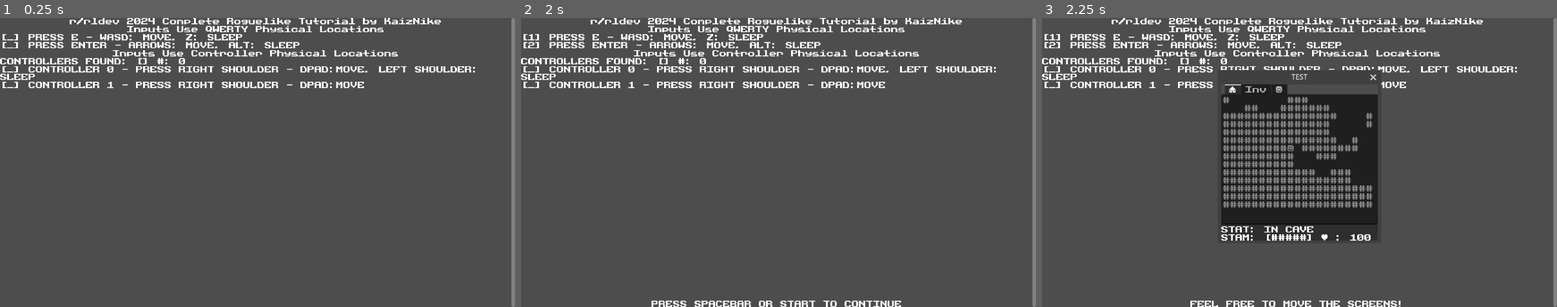
Above: before the commit, frames 1-3 (left to right).
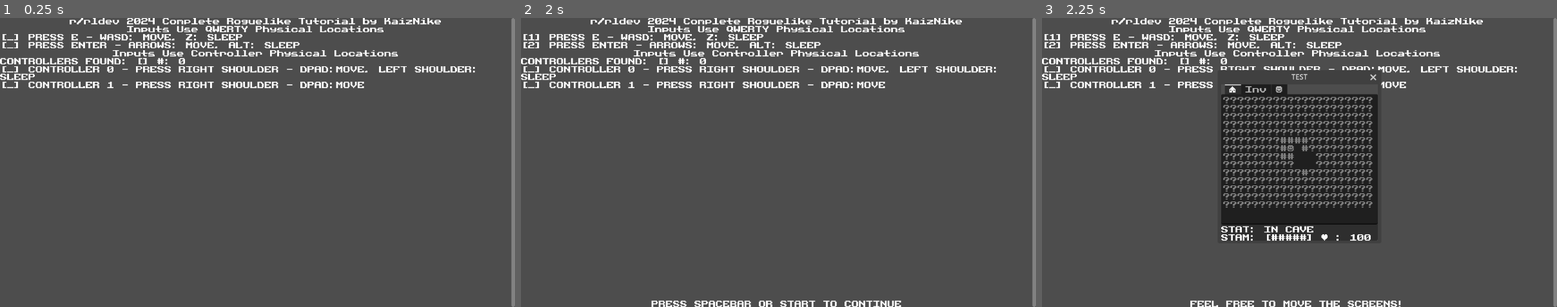
Above: after the commit, the same moments.

Repository: KaizNike/rlreddit-roguelike-tutorial-project-by-KN
Game: Godot game, scene res://src/game.tscn
Two runs of this game, one before a commit and one after it. Both use one fixed random seed, a clock stepped at 60 frames per second and the inputs below.
Inputs:
- Up to frame 1 (0.25 s): no input
- Up to frame 2 (2 s): tap E (k1_interact) at 0.5 s; hold E (k1_interact) 0.53-1.28 s; tap Enter (k2_interact) at 1.35 s
- Up to frame 3 (2.25 s): tap E (k1_interact) at 2 s; hold Space (start) from 2.03 s (still down)

Frames 1-2 are identical in both runs. In frame 3, 4.0% of the frame differs, in the area x 35-65%, y 27-66%.

Commit message:
Part 4 - Fog o War
Not a man of war, and yes it was very buggy for a time. Until it wasn't.

Diff:
--- a/Multiplayer RL - RLReddit Project/src/player.gd
+++ b/Multiplayer RL - RLReddit Project/src/player.gd
@@ -3,28 +3,34 @@
 ## Main Player Window - to be copied between players
 
 var visibleFloor = []
+var rememberedMap = []
 var visibleIndex = Vector2.ZERO
 var stam = 5
 var health = 100
 var status = "IN ROOM"
 var visible_size = Vector2(21,14)
+var light_radius = 4
 
 # Change on creation
 var playerController = "k1"
 var Id = 0
 #@export var loc = Vector2.ZERO
 
-const COLLIDES = ["#", "D", "X", "*", "☻"]
-
-const ENTITIES = ["B","k"]
+const COLLIDES = ["#", "D", "X", "*"]
+
+const ENTITIES = ["B","k", "☻"]
 
 const INTERACTS = ["D", "/"]
+
+const MYSTERY = ["?"]
 
 const ALL = {"#": "WALL", " ": "FLOOR", ".": "FOOTSTEP", "☻": "FREN",
 #INTERACTS
 "D": "DOOR", "/": "AJAR DOOR",
 #ENTITIES
-"k": "KOBOLD", "B": "BEAR"
+"k": "KOBOLD", "B": "BEAR",
+#MYsTERy
+"?": "UNKNOWN"
 }
 
 # Called when the node enters the scene tree for the first time.
@@ -108,7 +114,11 @@
 		for x in range(visible_size.x):
 			if find.y < 0 or find.x < 0 or find.y > TurnManager.map_size.y or find.x > TurnManager.map_size.x:
 				continue
-			new_line.append(TurnManager.map[find.y][find.x])
+			var item = TurnManager.map[find.y][find.x]
+			if pos.distance_to(find) <= light_radius and is_cell_visible(find):
+				new_line.append(item)
+			else:
+				new_line.append("?")
 			find.x += 1
 		a.append(new_line)
 		find.y += 1
@@ -116,6 +126,7 @@
 
 
 func update_visible_floor():
+	var pos = Vector2(TurnManager.players[Id].loc)
 	var a = []
 	var find = visibleIndex
 	for y in range(visible_size.y):
@@ -124,12 +135,47 @@
 		for x in range(visible_size.x):
 			if find.y < 0 or find.x < 0 or find.y > TurnManager.map_size.y or find.x > TurnManager.map_size.x:
 				continue
-			new_line.append(TurnManager.map[find.y][find.x])
+			var item = TurnManager.map[find.y][find.x]
+			if pos.distance_to(find) <= light_radius and is_cell_visible(find):
+				new_line.append(item)
+			else:
+				new_line.append("?")
 			find.x += 1
 		a.append(new_line)
 		find.y += 1
 	visibleFloor = a.duplicate(true)
 	%"⌂TextEdit".text = _return_array_to_text(visibleFloor)
+
+func is_cell_visible(cell_pos):
+	var steps = 0
+	# Bresenham by Copilot
+	var player_position = TurnManager.players[Id].loc
+	var x0 = int(player_position.x)
+	var y0 = int(player_position.y)
+	var x1 = int(cell_pos.x)
+	var y1 = int(cell_pos.y)
+
+	var dx = abs(x1 - x0)
+	var dy = abs(y1 - y0)
+	var sx =  1 if x0 < x1 else -1
+	var sy =  1 if y0 < y1 else -1
+	var err = dx - dy
+
+	while true:
+		if TurnManager.map[y0][x0] in COLLIDES: # Check if the cell is an obstacle
+			if steps > 0:
+				return false
+			steps += 1
+		if x0 == x1 and y0 == y1:
+			return true
+		var e2 = 2 * err
+		if e2 > -dy:
+			err -= dy
+			x0 += sx
+		if e2 < dx:
+			err += dx
+			y0 += sy
+
 
 func move_player(dir):
 	var status_changed = false
@@ -139,6 +185,7 @@
 		print("player not found")
 		return false
 	var localLoc = pos + dir
+	var globalLoc = globalPos + dir
 	if localLoc.x < 0 or localLoc.x > visibleFloor[0].size() - 1 or localLoc.y < 0 or localLoc.y > visibleFloor.size() - 1:
 		visibleFloor = _get_visible_floor()
 		%"⌂TextEdit".text = _return_array_to_text(visibleFloor)
@@ -148,6 +195,12 @@
 		else:
 			pass
 	var Dest = visibleFloor[localLoc.y][localLoc.x]
+	var globalDest = TurnManager.map[globalLoc.y][globalLoc.x]
+	if Dest in MYSTERY:
+		%"⌂Stat1".text = "FIND: " + ALL[globalDest]
+		Dest = globalDest
+		%"⌂TextEdit".text = _return_array_to_text(visibleFloor)
+		return
 	if Dest in INTERACTS or Dest in ENTITIES:
 		_handle_player_interaction(localLoc,Dest)
 		status_changed = true
@@ -161,6 +214,7 @@
 	visibleFloor[localLoc.y][localLoc.x] = "☻"
 	TurnManager.players[Id].localLoc = localLoc
 	TurnManager.players[Id].loc = Vector2(globalPos.x+dir.x,globalPos.y+dir.y)
+
 	if TurnManager.multiplePlayers:
 		TurnManager.emit_signal("synch_moves")
 	if not status_changed:
@@ -169,7 +223,8 @@
 		if str(dir) in dirs.keys():
 			var text = "MOVE: " + dirs[str(dir)]
 			%"⌂Stat1".text = text
-	%"⌂TextEdit".text = _return_array_to_text(visibleFloor)
+	update_visible_floor()
+	#%"⌂TextEdit".text = _return_array_to_text(visibleFloor)
 
 
 func _handle_player_interaction(loc,obj):
--- a/Multiplayer RL - RLReddit Project/src/player.tscn
+++ b/Multiplayer RL - RLReddit Project/src/player.tscn
@@ -49,7 +49,8 @@
 visible = false
 layout_mode = 2
 text = "1 x Potion of Scrying
-15 x Lockpicks"
+15 x Lockpicks
+5 x Torch (LIT)"
 editable = false
 
 [node name="☻" type="TextEdit" parent="TabContainer"]
